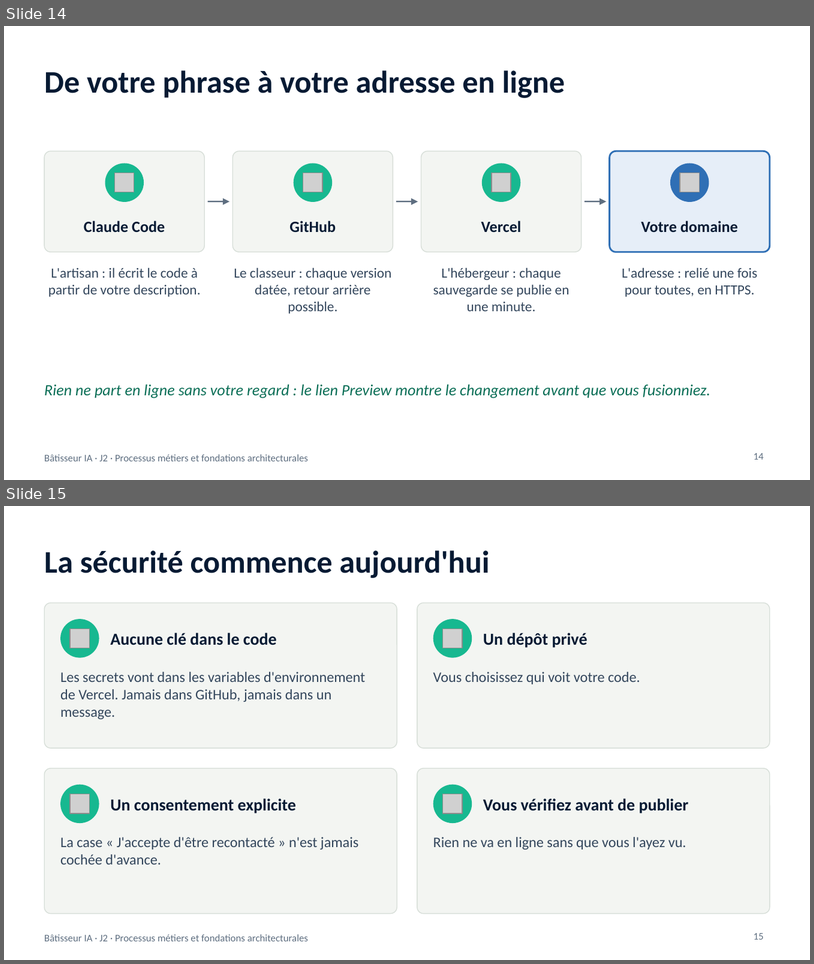
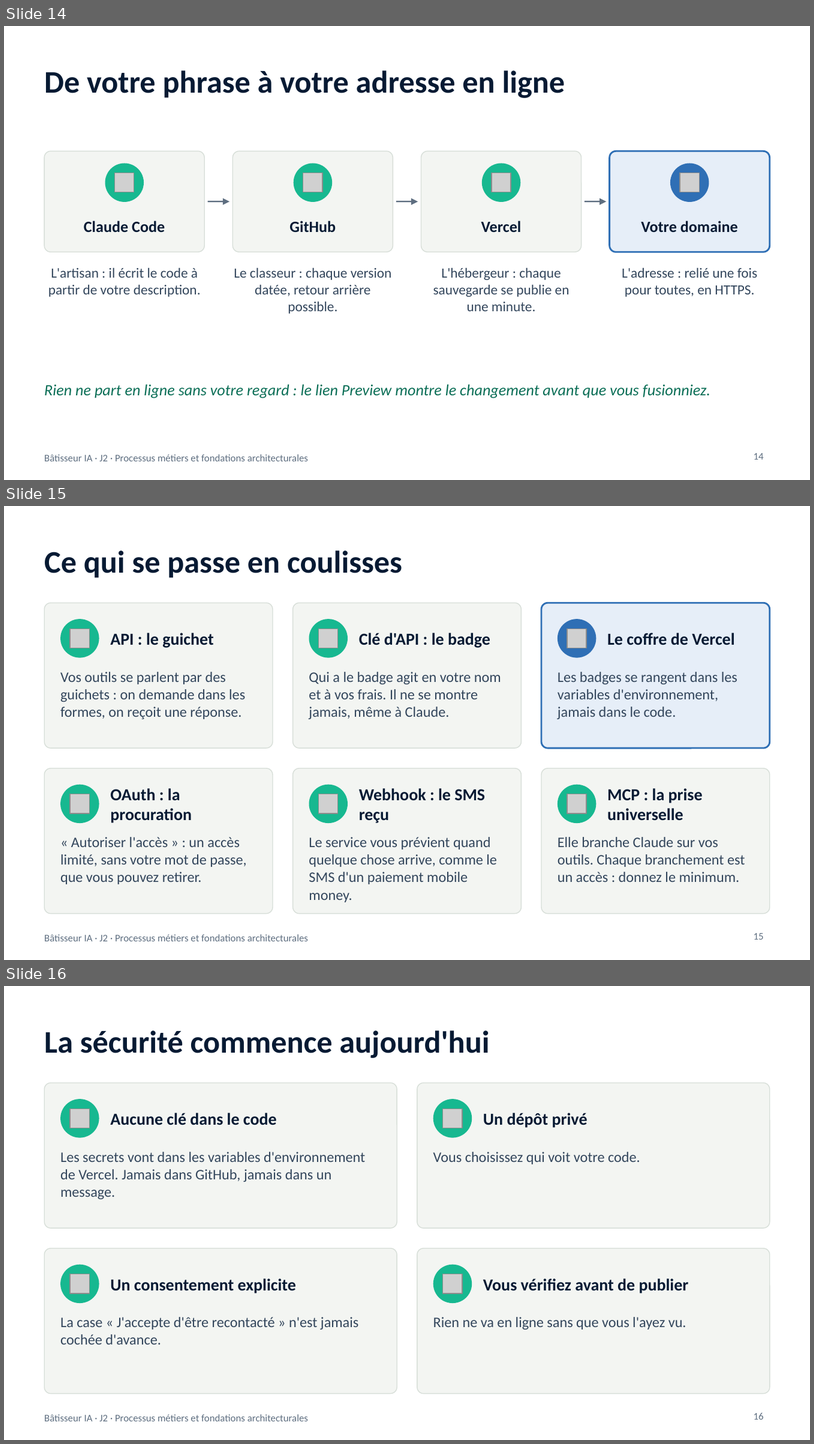
Before and after one commit to benyG/cisspbootcamp, a slide deck: content/library/files/Batisseur-IA-J2.pptx. Shown one above the other, each under a label of ours: slides 14 and 15 before the commit, slides 14, 15 and 16 after it. The pictures are 814x964 and 814x1444 pixels, drawn with LibreOffice and Linux fonts; fonts in the diff are those of the drawing; grey boxes stand for pictures. Boxes give left, top, right and bottom in pixels: in the first picture for what was removed or moved away, otherwise in the second. Text is boxed around its words. In the diff, an @@ line names an element or a change of style, - is before the commit and + after.

```diff
--- a/content/library/files/Batisseur-IA-J2.pptx
+++ b/content/library/files/Batisseur-IA-J2.pptx
@@ slide 15 added at (4,506,810,960), background #FFFFFF; not listed: 1 template element that a slide beside it also shows @@
@@ title added at (44,550,402,578), 28 pt, text #071A33, bold @@
+Ce qui se passe en coulisses
@@ rounded rectangle added at (44,603,273,748), fill #F3F5F2, outline #D7DED8 0.75 pt @@
@@ rounded rectangle added at (293,603,521,748), fill #F3F5F2, outline #D7DED8 0.75 pt @@
@@ rounded rectangle added at (542,603,770,748), fill #E6EEF8, outline #2F6FB5 1.5 pt @@
@@ ellipse added at (60,619,99,658), fill #17B890 @@
@@ picture added at (70,628,89,648) @@
@@ ellipse added at (309,619,348,658), fill #17B890 @@
@@ picture added at (318,628,338,648) @@
@@ ellipse added at (558,619,597,658), fill #2F6FB5 @@
@@ picture added at (567,628,587,648) @@
@@ text added at (110,633,213,648), 15 pt, text #071A33, bold @@
+API : le guichet
@@ text added at (359,633,491,648), 15 pt, text #071A33, bold @@
+Clé d'API : le badge
@@ text added at (608,633,735,645), 15 pt, text #071A33, bold @@
+Le coffre de Vercel
@@ text added at (60,672,245,719), 13 pt, text #33465C @@
+Vos outils se parlent par des guichets : on demande dans les formes, on reçoit une réponse.
@@ text added at (309,672,501,719), 13 pt, text #33465C @@
+Qui a le badge agit en votre nom et à vos frais. Il ne se montre jamais, même à Claude.
@@ text added at (558,672,738,719), 13 pt, text #33465C @@
+Les badges se rangent dans les variables d'environnement, jamais dans le code.
@@ rounded rectangle added at (44,768,273,913), fill #F3F5F2, outline #D7DED8 0.75 pt @@
@@ rounded rectangle added at (293,768,521,913), fill #F3F5F2, outline #D7DED8 0.75 pt @@
@@ rounded rectangle added at (542,768,770,913), fill #F3F5F2, outline #D7DED8 0.75 pt @@
@@ ellipse added at (60,784,99,823), fill #17B890 @@
@@ text added at (110,788,192,823), 15 pt, text #071A33, bold @@
+OAuth : la procuration
@@ ellipse added at (309,784,348,823), fill #17B890 @@
@@ text added at (359,788,485,823), 15 pt, text #071A33, bold @@
+Webhook : le SMS reçu
@@ ellipse added at (558,784,597,823), fill #17B890 @@
@@ text added at (608,788,703,820), 15 pt, text #071A33, bold @@
+MCP : la prise universelle
@@ picture added at (70,794,89,813) @@
@@ picture added at (318,794,338,813) @@
@@ picture added at (567,794,587,813) @@
@@ text added at (60,837,246,884), 13 pt, text #33465C @@
+« Autoriser l'accès » : un accès limité, sans votre mot de passe, que vous pouvez retirer.
@@ text added at (309,837,497,902), 13 pt, text #33465C @@
+Le service vous prévient quand quelque chose arrive, comme le SMS d'un paiement mobile money.
@@ text added at (558,837,745,882), 13 pt, text #33465C @@
+Elle branche Claude sur vos outils. Chaque branchement est un accès : donnez le minimum.
@@ page number added at (754,933,764,939), 9 pt, text #5E6E80 @@
+15
@@ what was slide 15 is now slide 16 @@
@@ page number at (754,1412,764,1419): text changed @@
-15
+16
```
Also in this commit, not shown: 12 other files.
